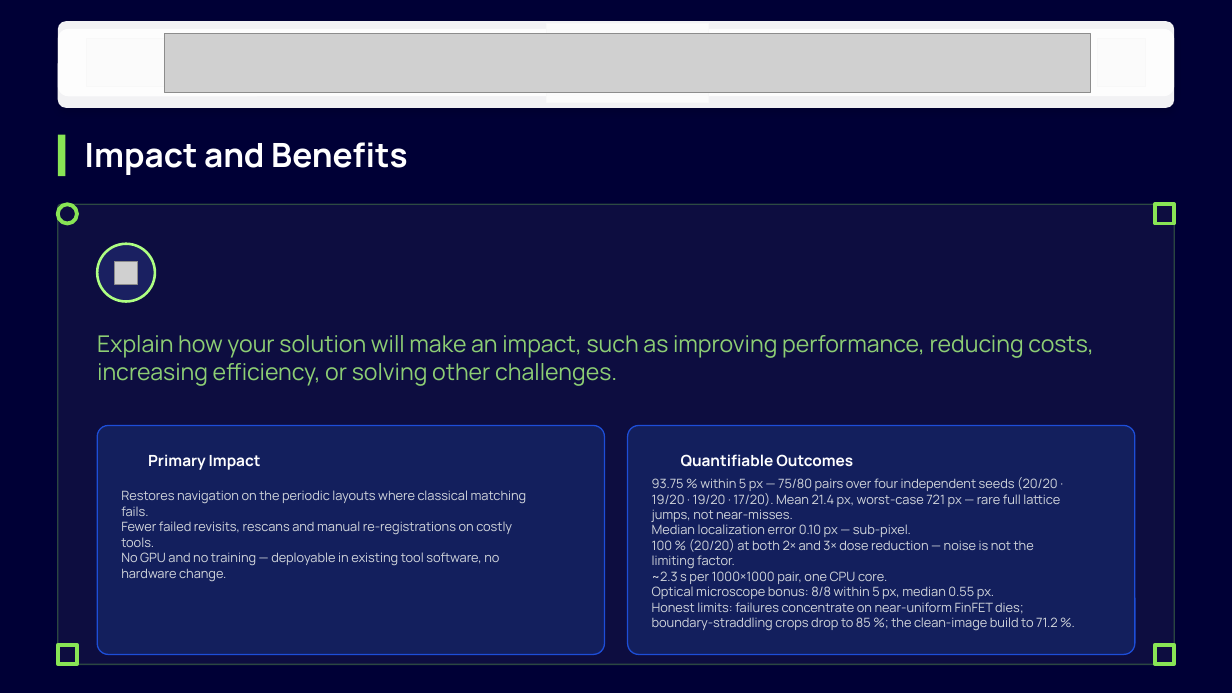
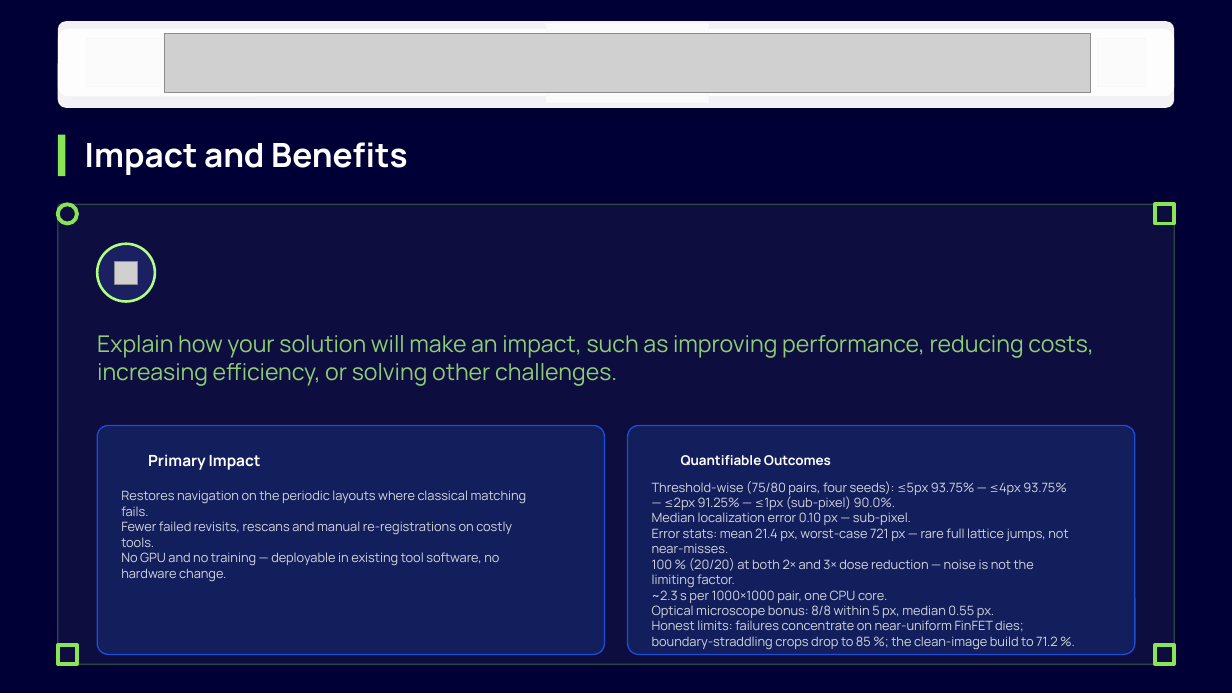
Before and after one commit to Mandy434/drift-sense, a slide deck: slide 8 of DriftSense_Submission_12slides.pptx. Drawn at 1232x693 pixels with LibreOffice and Linux fonts; fonts in the diff are those of the drawing; grey boxes stand for pictures; background and template pictures are left out; a plain dark background stands for a picture behind light text. Boxes give left, top, right and bottom in pixels: in the first picture for what was removed or moved away, otherwise in the second. Text is boxed around its words. In the diff, an @@ line names an element or a change of style, - is before the commit and + after.

```diff
--- a/DriftSense_Submission_12slides.pptx
+++ b/DriftSense_Submission_12slides.pptx
@@ text "Quantifiable Outcomes" at (681,455,831,466): size 12 to 10.5 pt @@
@@ text at (652,481,1067,510): text changed @@
-93.75 % within 5 px — 75/80 pairs over four independent seeds (20/20 · 19/20 · 19/20 · 17/20). Mean 21.4 px, worst-case 721 px — rare full lattice jumps, not near-misses.
+Threshold-wise (75/80 pairs, four seeds): ≤5px 93.75% — ≤4px 93.75% — ≤2px 91.25% — ≤1px (sub-pixel) 90.0%.
@@ text at (652,528,1068,553): paragraph added @@
+Error stats: mean 21.4 px, worst-case 721 px — rare full lattice jumps, not near-misses.
```
Also in this commit, not shown: 1 other slide changed.
